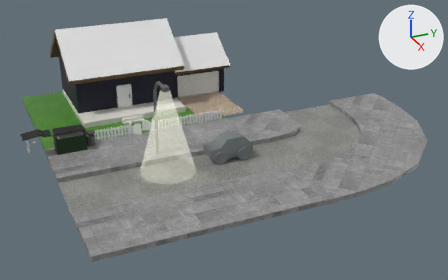
One commit to the FBX model Assets/Models/street_assets.fbx: the scene before it, then after it.
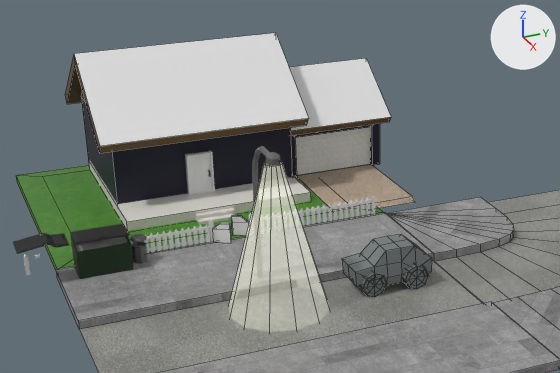
Each version is shown whole from a 50 mm lens placed at (29.0, -10.0, 16.1), pointed at (-3.8, 4.8, -0.3), then close up on the part from 3% to 72% of the width and 0% to 74% of the height. Every picture has the same lights, and +X, +Y and +Z are marked at upper right. The close-ups show mesh edges as thin lines. Where no turn or scale is listed for an object, it has been applied to the vertices.

Script lines for the objects in view, before the commit:
```python
mat_car = principled_material('Car')
mat_car.base_color = (0.217, 0.241, 0.247)  # grey #808788
mat_car.metallic = 0.344
me_cube_002 = bpy.data.meshes.new('Cube.002')
me_cube_002.from_pydata(...)  # 212 vertices, 218 faces; spans x -0.72..0.72, y -1.35..1.35, z -0.7..0.77
me_cube_002.materials.append(mat_car)  # grey #808788
me_cube_010 = bpy.data.meshes.new('Cube.010')
me_cube_010.from_pydata(...)  # 8 vertices, 5 faces; spans x -2.02..2.12, y -1.65..1.65, z -0.14..0.01
me_cube_010.materials.append(mat_gravel)  # picture img_grava_224_png
me_plane = bpy.data.meshes.new('Plane')
me_plane.from_pydata(...)  # 236 vertices, 188 faces; spans x -0.09..0.05, y -2.36..2.37, z -0.38..0.35
me_plane.materials.append(mat_fence_wood)  # white #e7e7e7
ob_car = bpy.data.objects.new('Car', me_cube_002)
ob_car.location = (-1.01, 3.77, 0.54)
ob_fence = bpy.data.objects.new('Fence', me_plane)
ob_fence.location = (-6.02, -3.04, 0.5)
ob_garage_street = bpy.data.objects.new('Garage Street', me_cube_010)
ob_garage_street.location = (-8.71, 5.86, 0.23)
# also in view: 'Light Cone' at (-0.9, 0.0, 2.2); 'House Porch' at (-11.6, 0.4, 0.3); 'Big Garbage top 2' at (-5.4, -6.4, 1.5); 'House Top' at (-12.7, 0.3, 4.2); 'House Door' at (-9.8, 0.1, 1.3)
```
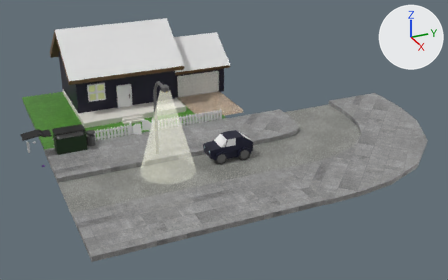
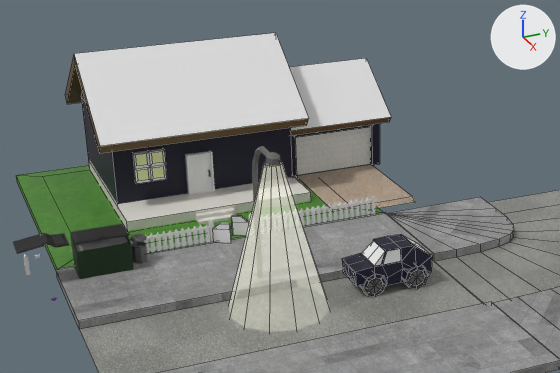
Changed parts and their boxes [x1, y1, x2, y2] in the close-ups (560 x 373 px):
'Car', recoloured, reshaped: [342, 234, 432, 297] in both
'Window', added: after [132, 149, 167, 184]
    faces in mat_windows_base (white #e7e7e7): [132, 149, 167, 184]
    faces in mat_windows_light (yellow #e1e7a8): [135, 152, 164, 181]
part 1 of me_cube_002, built on: before [342, 237, 432, 285]; after [342, 235, 432, 285]
part 2 of me_cube_002, recoloured: [362, 271, 427, 297] in both
part 3 of me_cube_002, recoloured: [367, 270, 424, 293] in both

Patch to the scene script:
```diff
--- a/Assets/Models/street_assets.fbx.py
+++ b/Assets/Models/street_assets.fbx.py
@@ mat_car @@
 mat_car = principled_material('Car')
-mat_car.base_color = (0.217, 0.241, 0.247)  # grey #808788
+mat_car.base_color = (0.0122, 0.0131, 0.0364)  # dark blue #1d1e36
 mat_car.metallic = 0.344
@@ mat_car_wheel @@
+mat_car_wheel = principled_material('Car Wheel')
+mat_car_wheel.base_color = (0.031, 0.031, 0.031)  # black #313131
@@ mat_center_wheel @@
+mat_center_wheel = principled_material('Center Wheel')
+mat_center_wheel.base_color = (0.139, 0.139, 0.139)  # dark grey #686868
@@ mat_windshield @@
+mat_windshield = principled_material('Windshield')
+mat_windshield.base_color = (0.8, 0.8, 0.8)  # white #e7e7e7
@@ mat_car_lights @@
+mat_car_lights = principled_material('Car Lights')
+mat_car_lights.base_color = (0.51, 0.801, 0.801)  # cyan #bde7e7
@@ mat_windows_base @@
+mat_windows_base = principled_material('Windows Base')
+mat_windows_base.base_color = (0.8, 0.8, 0.8)  # white #e7e7e7
@@ mat_windows_light @@
+mat_windows_light = principled_material('Windows Light')
+mat_windows_light.base_color = (0.755, 0.8, 0.39)  # yellow #e1e7a8
@@ me_cube_002 @@
 # used by ob_car; location = (-1.01, 3.77, 0.54)
-me_cube_002.from_pydata(...)  # 212 vertices, 218 faces; spans x -0.72..0.72, y -1.35..1.35, z -0.7..0.77
+me_cube_002.from_pydata(...)  # 242 vertices, 248 faces; spans x -0.72..0.72, y -1.35..1.37, z -0.7..0.77
+# me_cube_002 part 1
+# 10 faces are deleted
+# 3 vertices in x -0.58..0.58, y 1.35, z 0.25 move by (0.0, 0.02, 0.07)
+# 4 vertices move from x -0.61..0.61, y -0.25..0.25, z -0.11..0.32 to x -0.61..0.61, y -0.43..0.3, z 0.08..0.32
+# 30 vertices are added at x -0.56..0.56, y -1.34..1.35, z 0.04..0.75
+# 30 new faces join them, mat_car (dark blue #1d1e36)
+# 8 new faces join them, mat_windshield (white #e7e7e7)
+# 2 new faces join them, mat_car_lights (cyan #bde7e7)
+# me_cube_002 part 2: 96 faces spanning x -0.7..0.7, y -1.12..1.16, z -0.7..0.11 switch from mat_car (grey #808788) to mat_car_wheel (black #313131)
+# me_cube_002 part 3: 32 faces spanning x -0.7..0.7, y -0.99..1.04, z -0.58..-0.01 switch from mat_car (grey #808788) to mat_center_wheel (dark grey #686868)
+me_cube_002.materials.append(mat_windshield)  # white #e7e7e7
+me_cube_002.materials.append(mat_car_lights)  # cyan #bde7e7
@@ me_cube_016 @@
+me_cube_016.from_pydata(...)  # 33 vertices, 28 faces; spans x -0.143..0.143, y -0.57..0.57, z -0.57..0.57
+# faces by material slot: [24, 4]
+me_cube_016.materials.append(mat_windows_base)  # white #e7e7e7
+me_cube_016.materials.append(mat_windows_light)  # yellow #e1e7a8
@@ ob_window @@
+ob_window = bpy.data.objects.new('Window', me_cube_016)
+ob_window.location = (-9.85, -1.78, 1.87)
```
